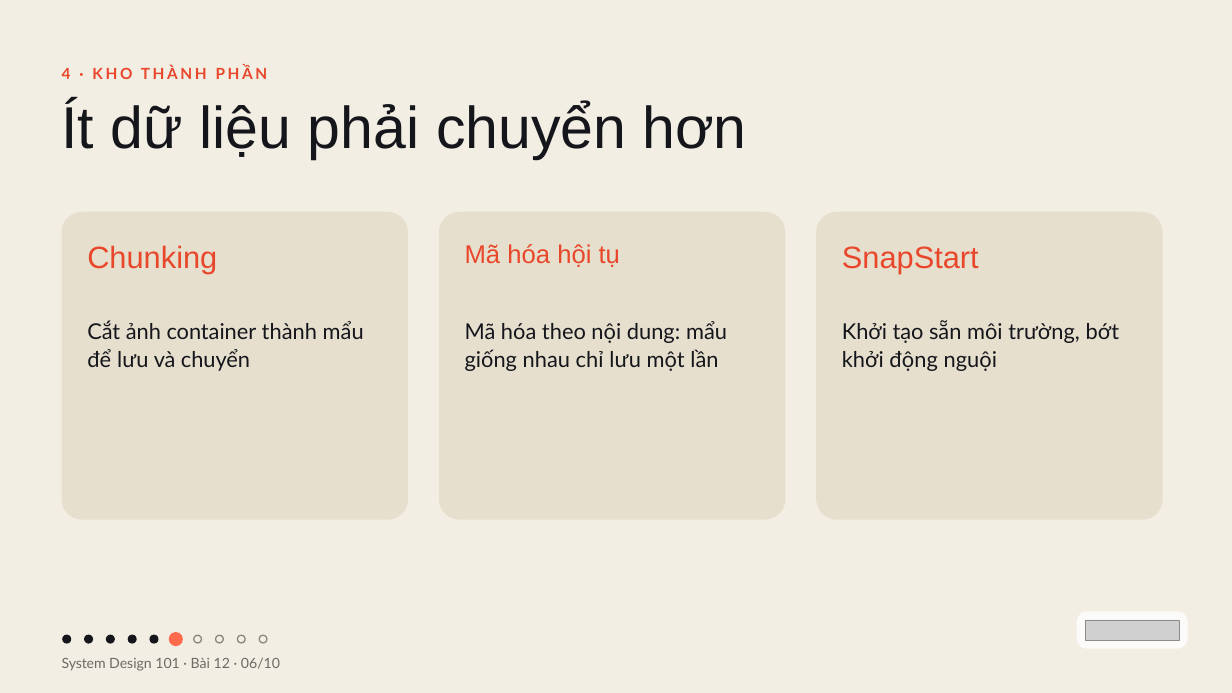
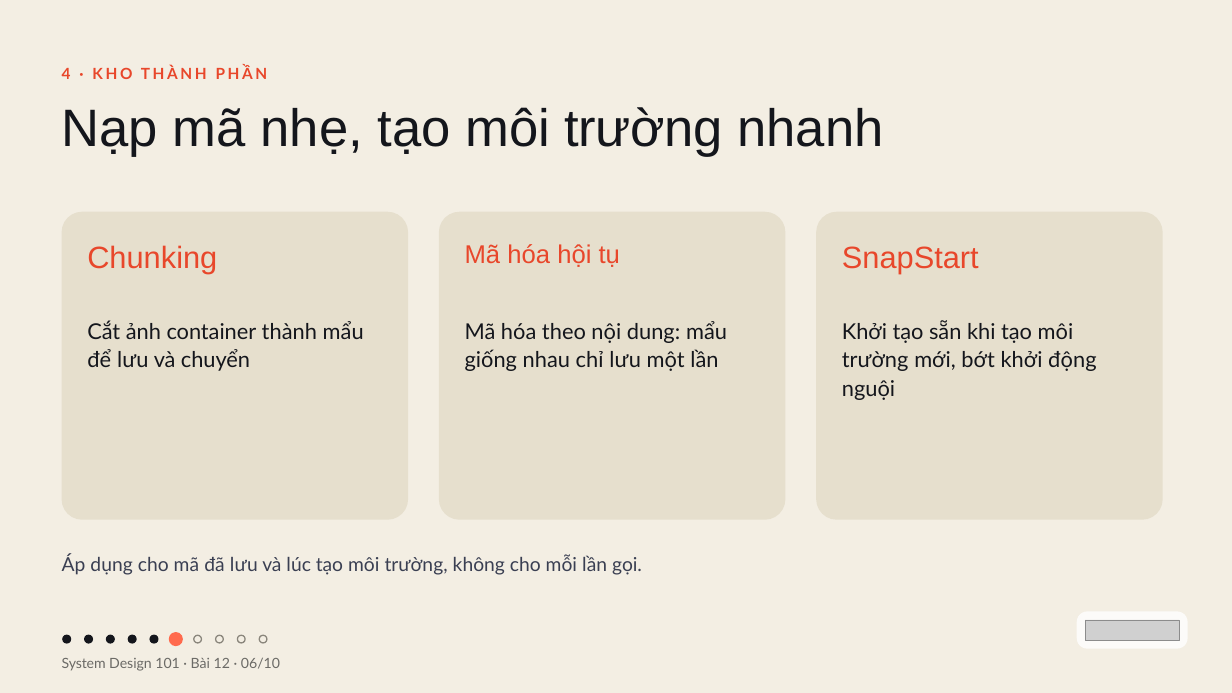
Before and after one commit to vohoailinh90/tool-marketing-studio, a slide deck: slide 6 of system-design-101/vi/lessons/sd-11-012/slides/sd-11-012.pptx. Drawn at 1232x693 pixels with LibreOffice and Linux fonts; fonts in the diff are those of the drawing; grey boxes stand for pictures. Boxes give left, top, right and bottom in pixels: in the first picture for what was removed or moved away, otherwise in the second. Text is boxed around its words. In the diff, an @@ line names an element or a change of style, - is before the commit and + after.

```diff
--- a/system-design-101/vi/lessons/sd-11-012/slides/sd-11-012.pptx
+++ b/system-design-101/vi/lessons/sd-11-012/slides/sd-11-012.pptx
@@ text at [62,107,883,157]: text changed; size 69 to 61.5 pt @@
-Ít dữ liệu phải chuyển hơn
+Nạp mã nhẹ, tạo môi trường nhanh
@@ text at [842,320,1096,400]: text changed @@
-Khởi tạo sẵn môi trường, bớt khởi động nguội
+Khởi tạo sẵn khi tạo môi trường mới, bớt khởi động nguội
@@ text added at [62,554,642,575], 22.5 pt, text #3A3F52 @@
+Áp dụng cho mã đã lưu và lúc tạo môi trường, không cho mỗi lần gọi.
```
Also in this commit, not shown: 6 other files.
